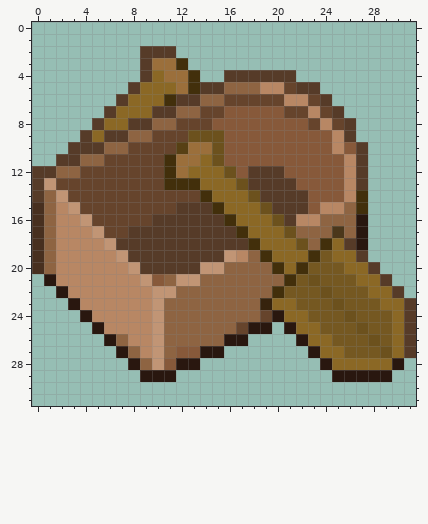
One commit to this pixel-art sprite: textures/items/boat_jungle.png. The picture above was drawn from the file before the commit.
The file is 32x32 pixels. Colours within 5 levels of each other are drawn and written as one.
Now the later version:
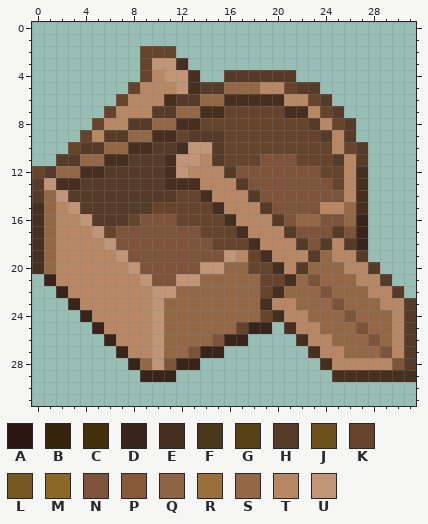
Palette (. is transparent): A #29170f  B #36230d  C #422f0b  D #39241b  E #472f1f  F #4b371b  G #574014  H #563b28  J #6c511d  K #66442c  L #755821  M #8b6825  N #7d5439  P #87593a  Q #8e6442  R #9b6f3b  S #946845  T #b88764  U #c19575
Edits made:
Changed rows in their new state; - is an unchanged pixel.
first column x 0:
 2 ---------KKK--------------------
 3 ---------KUUE-------------------
 4 ---------KTUUE------------------
 5 --------KTTTUE--SSS-------------
 6 -------KTTTE--SSEEEEE-----------
 7 ------KTTT--SSEEKKKKKEE---------
 8 -----KTT--SSEE-KKKKKKKKH--------
 9 ----KT--SSEE-HHHKKKKKKKKH-------
10 ---K--SSEEHHEUUHKKKKKKKKK-K-----
11 ----SSEEHHHEUUTHKKKNNNKKKH------
12 K-SSEEHHHHHEUTTTHNNNNNNNKK-E----
13 --EEHHHHHHHEEETTTHNNNNNNNK-E----
14 -S-HHHHHHHHH--ETTTHNNNNNNN-E----
15 -S--HHHHHH--KKKETTTHNNNN--SE----
16 -S---HHH-NNNKKKKETTTHNSSNNSD----
17 -S-----NNNNNNNKKKETTTHNNNHND----
18 -S-----NNNNNNNNKKKETTTHNHT-D----
19 -S------NNNNNNNN--KETTTHSTT-----
20 -S-------NNNNN--SSKKETHSSSTT----
21 -D--------NN--SSSSSKKESNSSSTT---
22 --D---------SSSSSSSKESSSNSSSTT--
23 ---D-------SSSSSSSSETTSSSNSSSTT-
24 ----D------SSSSSSSS-ETTSSSNSSST-
25 -----D-----SSSSSS-DD-ETTSSSNSST-
26 ------DT---SSSSNDD----ETTSSSNST-
27 -------DT--SSNDD-------ETTSSSNT-
28 --------DS-NDD----------ETTTTTNH
29 ---------DDD-------------EEEEEEE
